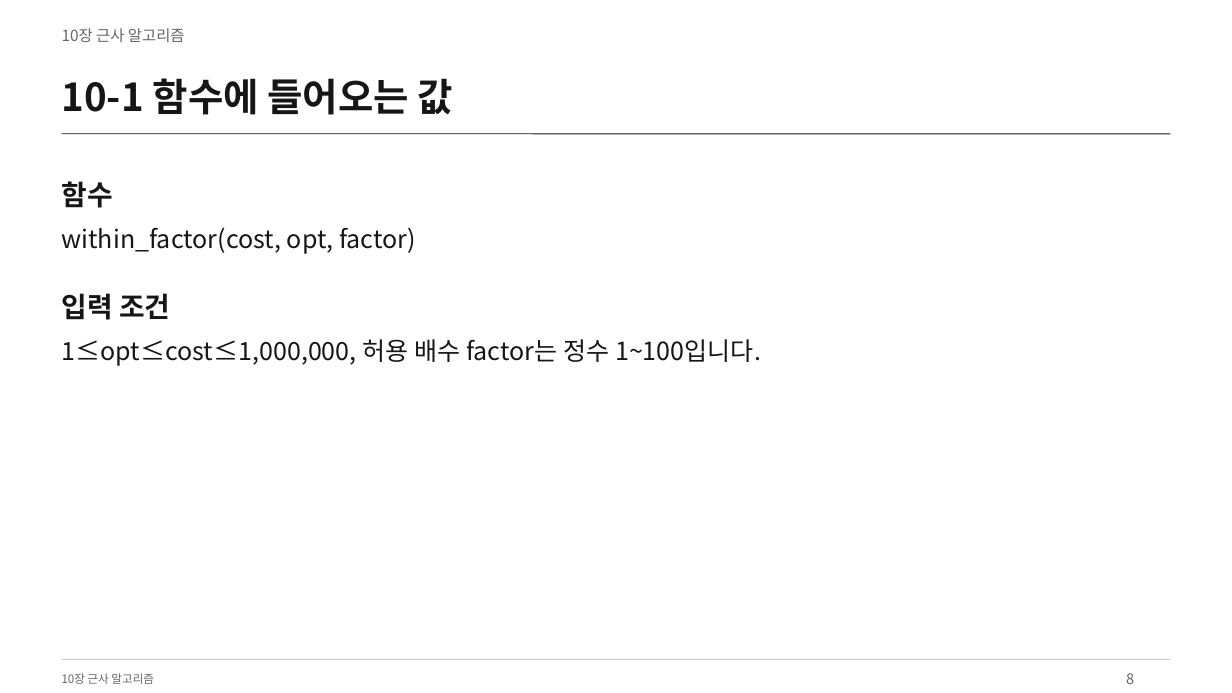
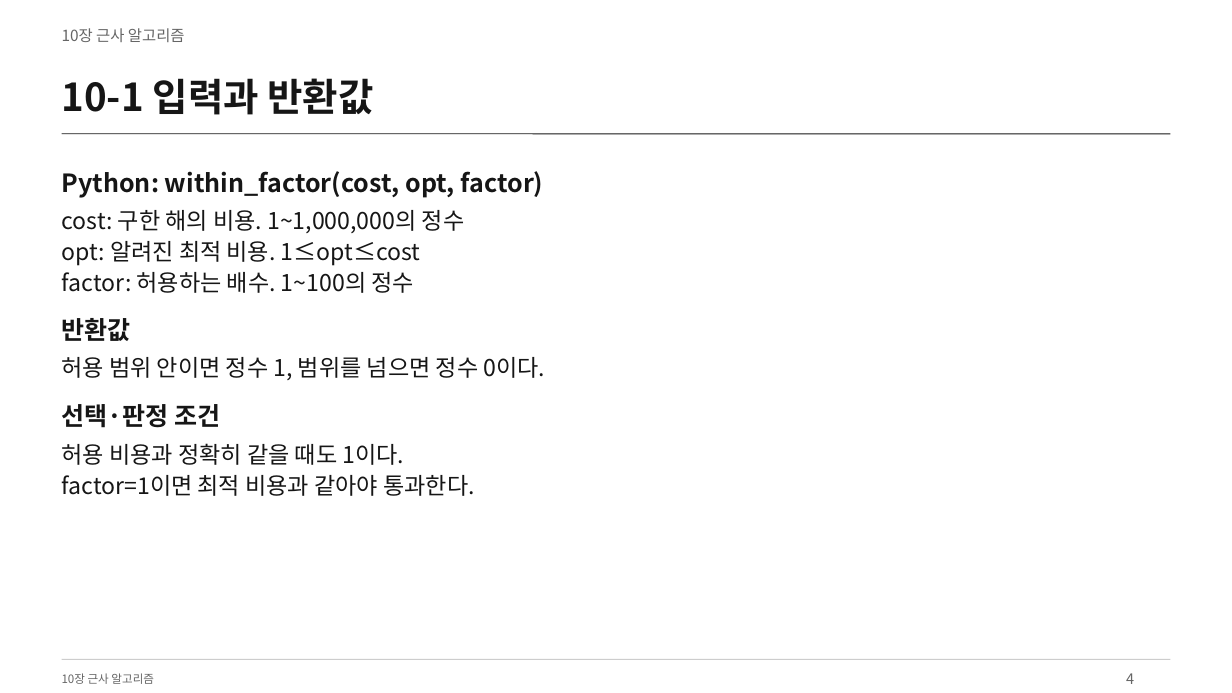
Before and after one commit to Sangdon-Park/Sangdon-Park.github.io, a slide deck: slide 4 of data/알고리즘/10장_근사_알고리즘.pptx (slide 8 before the commit). Drawn at 1232x693 pixels with LibreOffice and Linux fonts; fonts in the diff are those of the drawing. Boxes give left, top, right and bottom in pixels: in the first picture for what was removed or moved away, otherwise in the second. Text is boxed around its words. In the diff, an @@ line names an element or a change of style, - is before the commit and + after.

```diff
--- a/data/알고리즘/10장_근사_알고리즘.pptx
+++ b/data/알고리즘/10장_근사_알고리즘.pptx
@@ text at (x1=62, y1=78, x2=374, y2=115): text changed @@
-10-1 함수에 들어오는 값
+10-1 입력과 반환값
@@ text at (x1=62, y1=171, x2=544, y2=198): text changed; bold on @@
-within_factor(cost, opt, factor)
+Python: within_factor(cost, opt, factor)
@@ text removed at (x1=62, y1=181, x2=113, y2=208) @@
-함수
@@ text added at (x1=62, y1=210, x2=465, y2=293), 18 pt, text #161616 @@
+cost: 구한 해의 비용. 1~1,000,000의 정수
+opt: 알려진 최적 비용. 1≤opt≤cost
+factor: 허용하는 배수. 1~100의 정수
@@ text removed at (x1=62, y1=293, x2=170, y2=320) @@
-입력 조건
@@ text added at (x1=62, y1=318, x2=131, y2=341), 19.5 pt, text #161616, bold @@
+반환값
@@ text at (x1=62, y1=357, x2=545, y2=380): text changed; size 19.5 to 18 pt @@
-1≤opt≤cost≤1,000,000, 허용 배수 factor는 정수 1~100입니다.
+허용 범위 안이면 정수 1, 범위를 넘으면 정수 0이다.
@@ text added at (x1=62, y1=404, x2=220, y2=428), 19.5 pt, text #161616, bold @@
+선택·판정 조건
@@ text added at (x1=62, y1=443, x2=474, y2=496), 18 pt, text #161616 @@
+허용 비용과 정확히 같을 때도 1이다.
+factor=1이면 최적 비용과 같아야 통과한다.
@@ text at (x1=1126, y1=673, x2=1134, y2=684): text changed @@
-8
+4
```
Also in this commit, not shown: 37 other slides changed, 12 slides added, 4 slides removed, 18 other files.
